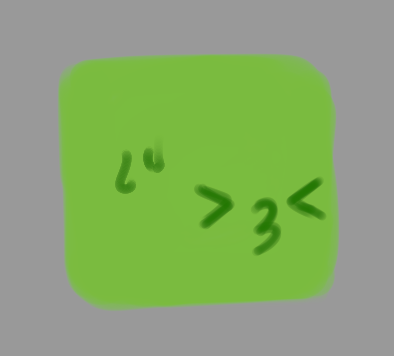
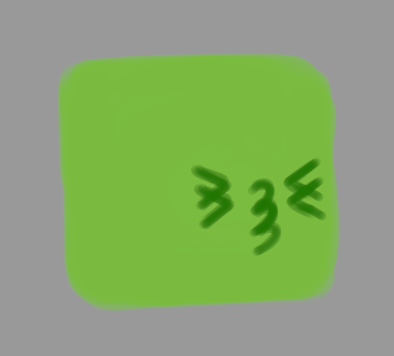
Two versions of the same layered image (394 x 356). Layer-by-layer changes:
showed "flap2", painted on it over [115, 138, 324, 238]
painted on "flap1" over [115, 138, 324, 238]
